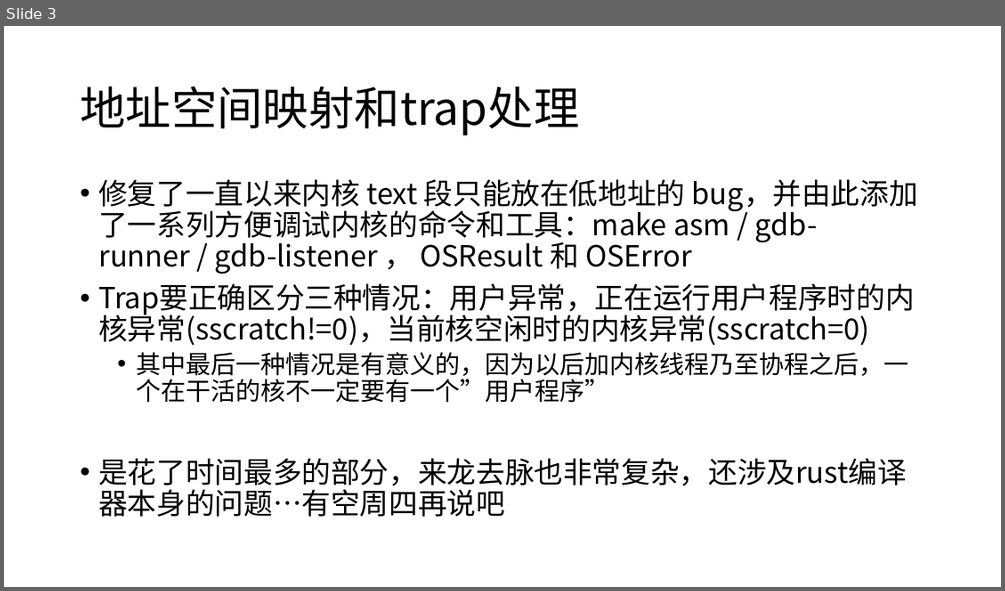
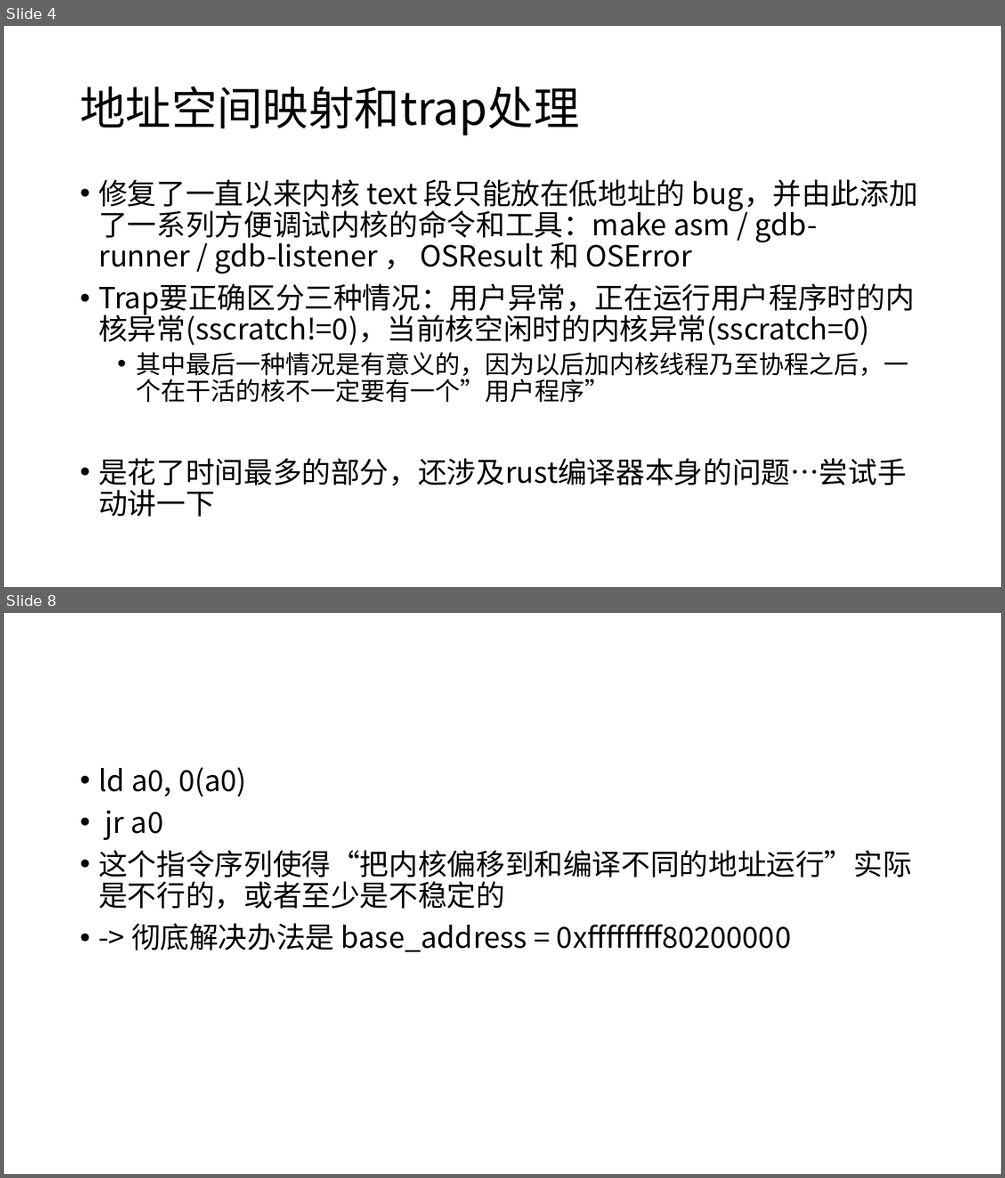
Before and after one commit to scPointer/maturin, a slide deck: repo/0507.pptx. Shown one above the other, each under a label of ours: slide 3 before the commit, slides 4 and 8 after it; the slides between them are not shown. The pictures are 1005x591 and 1005x1178 pixels, drawn with LibreOffice and Linux fonts; fonts in the diff are those of the drawing. Boxes give left, top, right and bottom in pixels: in the first picture for what was removed or moved away, otherwise in the second. Text is boxed around its words. In the diff, an @@ line names an element or a change of style, - is before the commit and + after.

```diff
--- a/repo/0507.pptx
+++ b/repo/0507.pptx
@@ slide 8 added at (4,613,1001,1174), background #FFFFFF @@
@@ text added at (98,767,911,952), 28 pt, text #000000 @@
+• ld a0, 0(a0)
+• jr a0
+• 这个指令序列使得“把内核偏移到和编译不同的地址运行”实际是不行的，或者至少是不稳定的
+• -> 彻底解决办法是 base_address = 0xffffffff80200000
@@ what was slide 3 is now slide 4 @@
@@ slide 4 changed as well @@
@@ text at (98,458,906,516): text changed @@
-• 是花了时间最多的部分，来龙去脉也非常复杂，还涉及rust编译器本身的问题…有空周四再说吧
+• 是花了时间最多的部分，还涉及rust编译器本身的问题…尝试手动讲一下
```
Also in this commit, not shown: 4 other slides changed, 8 other slides added, 1 other file.
